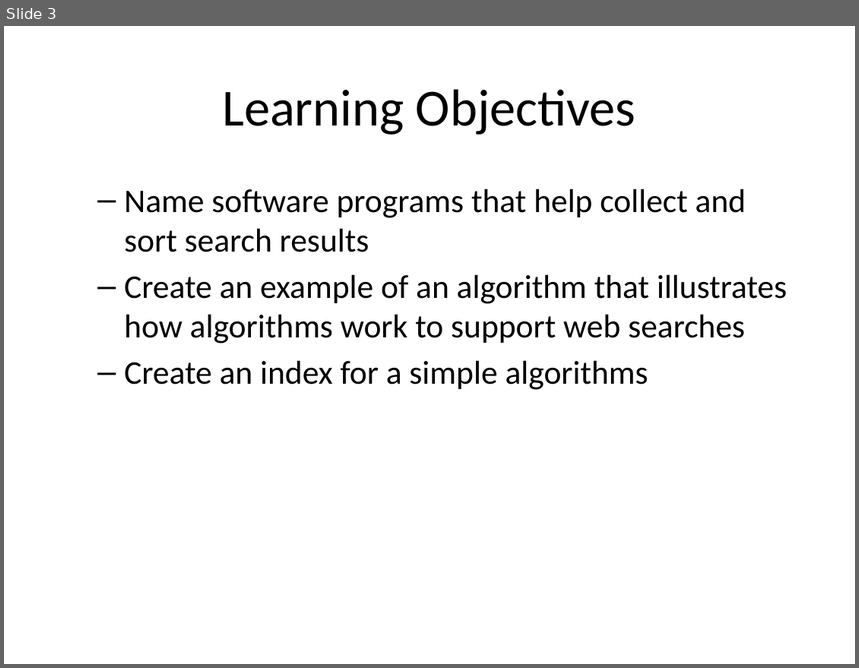
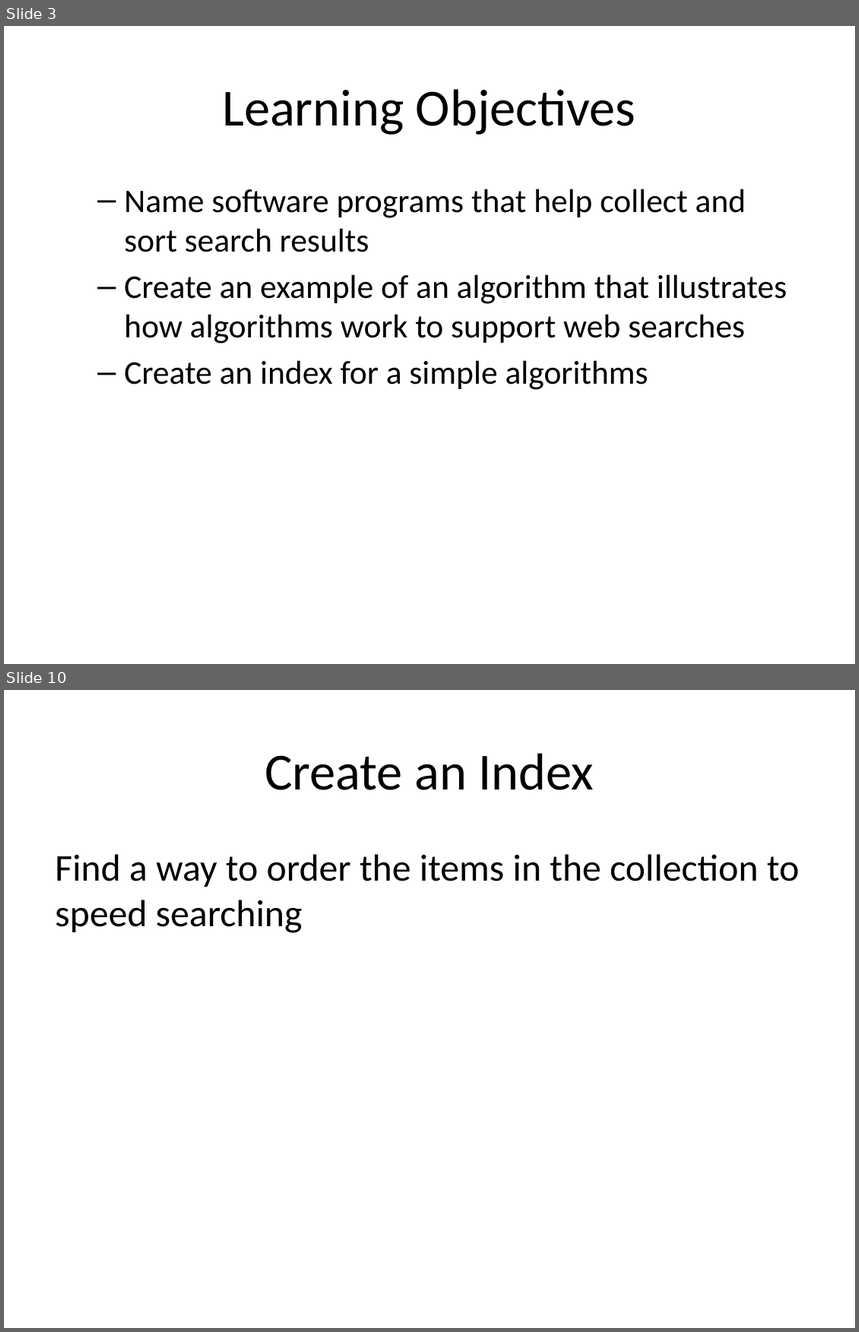
Before and after one commit to mr-eggleton/web-lit-core, a slide deck: powerpoints/04-search-party.pptx. Shown one above the other, each under a label of ours: slide 3 before the commit, slides 3 and 10 after it; the slides between them are not shown. The pictures are 859x668 and 859x1332 pixels, drawn with LibreOffice and Linux fonts; fonts in the diff are those of the drawing. Boxes give left, top, right and bottom in pixels: in the first picture for what was removed or moved away, otherwise in the second. Text is boxed around its words. In the diff, an @@ line names an element or a change of style, - is before the commit and + after.

Commit message:
04-Search Party

```diff
--- a/powerpoints/04-search-party.pptx
+++ b/powerpoints/04-search-party.pptx
@@ slide 10 added at [4, 690, 855, 1328], background #FFFFFF @@
@@ title added at [265, 753, 595, 790], 44 pt, text #000000 @@
+Create an Index
@@ text added at [55, 854, 799, 933], 32 pt, text #000000 @@
+Find a way to order the items in the collection to speed searching
```
Also in this commit, not shown: 4 slides changed, 7 other slides added, 1 slide removed, 3 other files.
